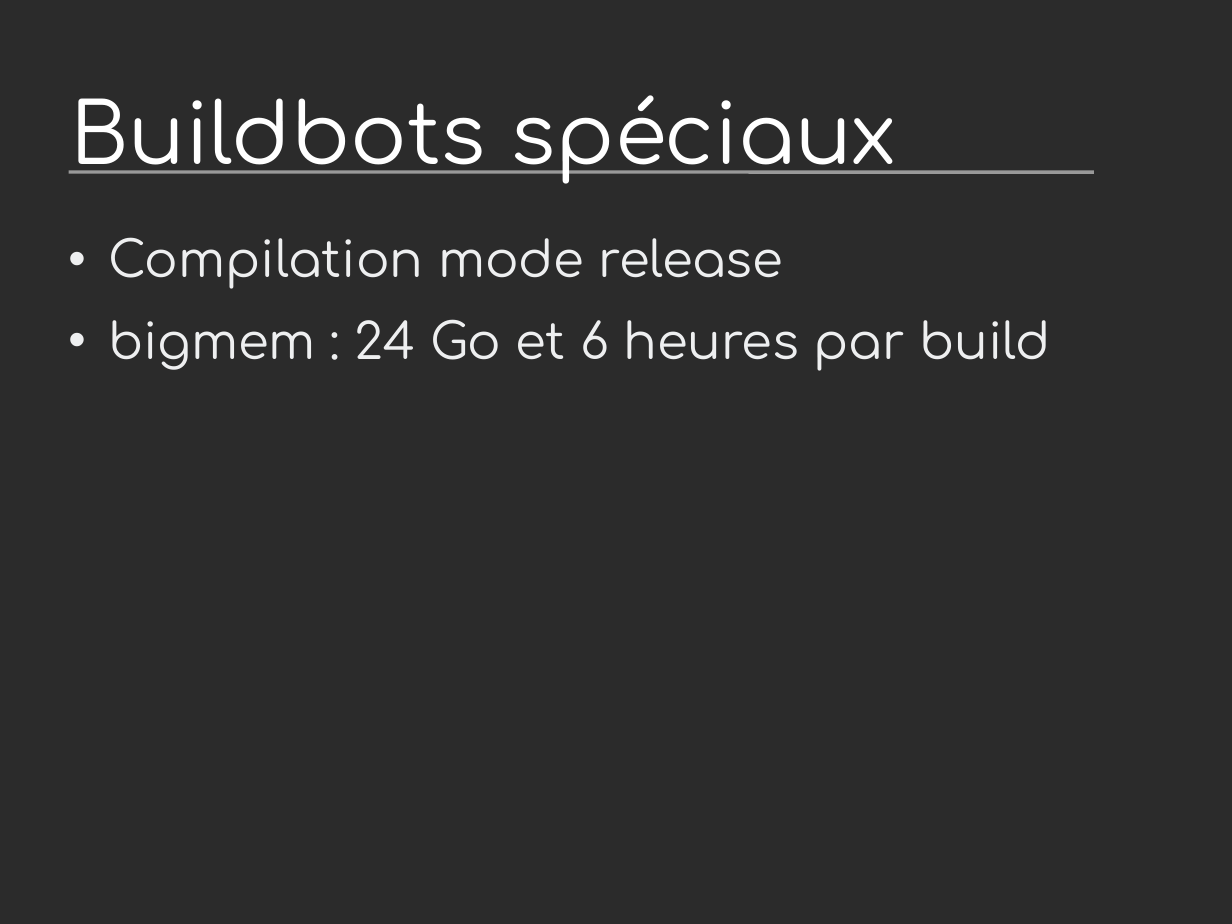
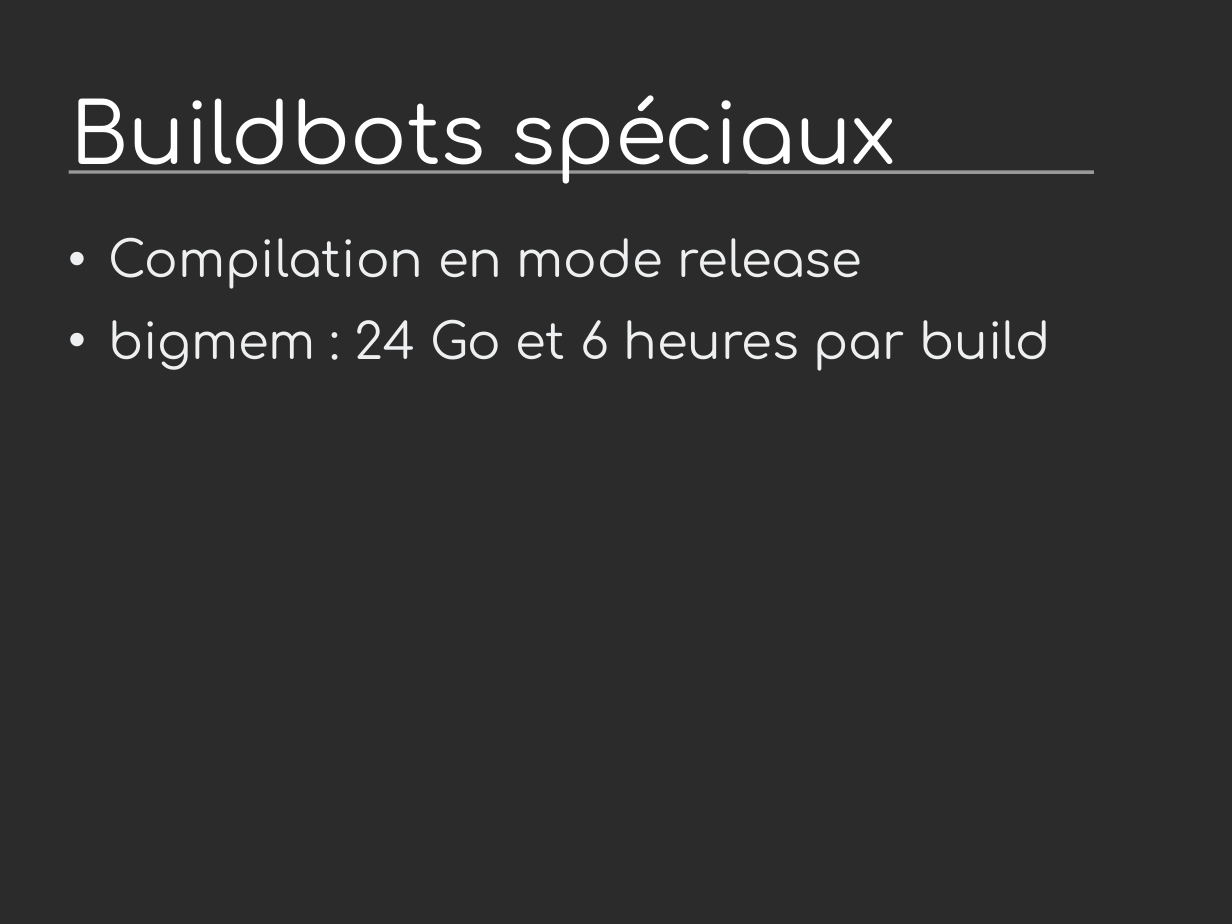
Before and after one commit to vstinner/talks, a slide deck: slide 28 of 2012-PyconFR-Paris/devprocess/process_dev_cpython.odp. Drawn at 1232x924 pixels with LibreOffice and Linux fonts; fonts in the diff are those of the drawing; background and template pictures are left out; a plain dark background stands for a picture behind light text. Boxes give left, top, right and bottom in pixels: in the first picture for what was removed or moved away, otherwise in the second. Text is boxed around its words. In the diff, an @@ line names an element or a change of style, - is before the commit and + after.

```diff
--- a/2012-PyconFR-Paris/devprocess/process_dev_cpython.odp
+++ b/2012-PyconFR-Paris/devprocess/process_dev_cpython.odp
@@ text at (108,237,862,289): text changed @@
-• Compilation mode release
+• Compilation en mode release
```
Also in this commit, not shown: 9 other slides changed, 2 other files.
